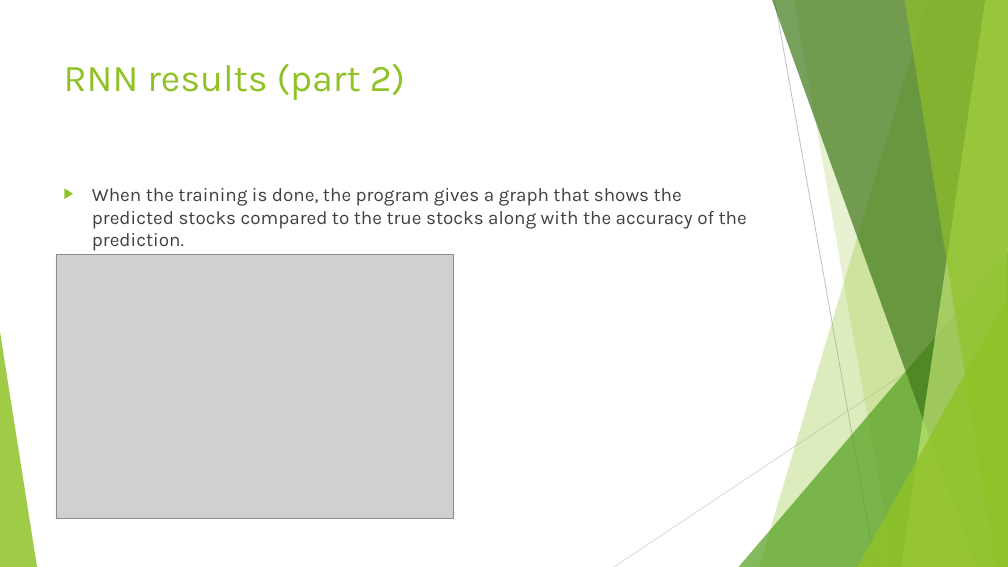
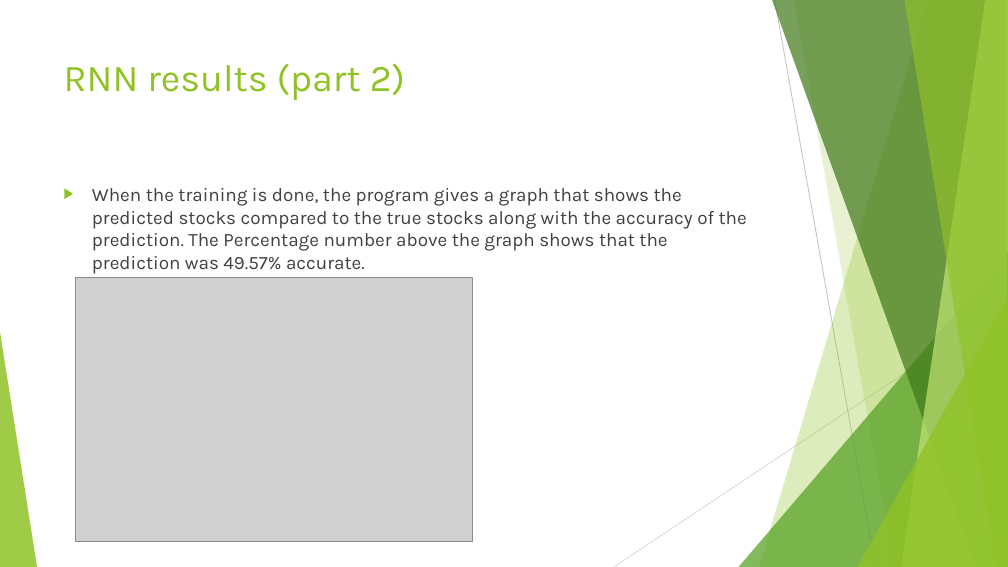
Before and after one commit to venkateshreddypala/deeplearning-6905, a slide deck: slide 10 of Deep Learning (1).pptx. Drawn at 1008x567 pixels with LibreOffice and Linux fonts; fonts in the diff are those of the drawing; grey boxes stand for pictures. Boxes give left, top, right and bottom in pixels: in the first picture for what was removed or moved away, otherwise in the second. Text is boxed around its words. In the diff, an @@ line names an element or a change of style, - is before the commit and + after.

```diff
--- a/Deep Learning (1).pptx
+++ b/Deep Learning (1).pptx
@@ text at box(92, 188, 747, 274): text changed @@
-▶ When the training is done, the program gives a graph that shows the predicted stocks compared to the true stocks along with the accuracy of the prediction.
+▶ When the training is done, the program gives a graph that shows the predicted stocks compared to the true stocks along with the accuracy of the prediction. The Percentage number above the graph shows that the prediction was 49.57% accurate.
@@ picture: place and size @@
-picture at box(56, 255, 453, 519)
+picture at box(76, 278, 473, 541)
```
Also in this commit, not shown: 3 other slides changed, 1 slide added, 1 slide removed.
